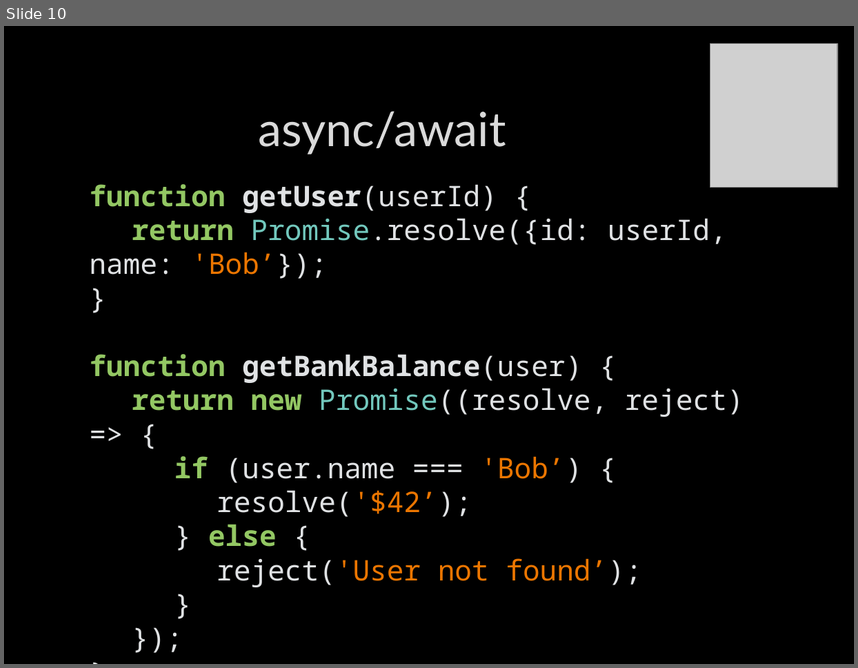
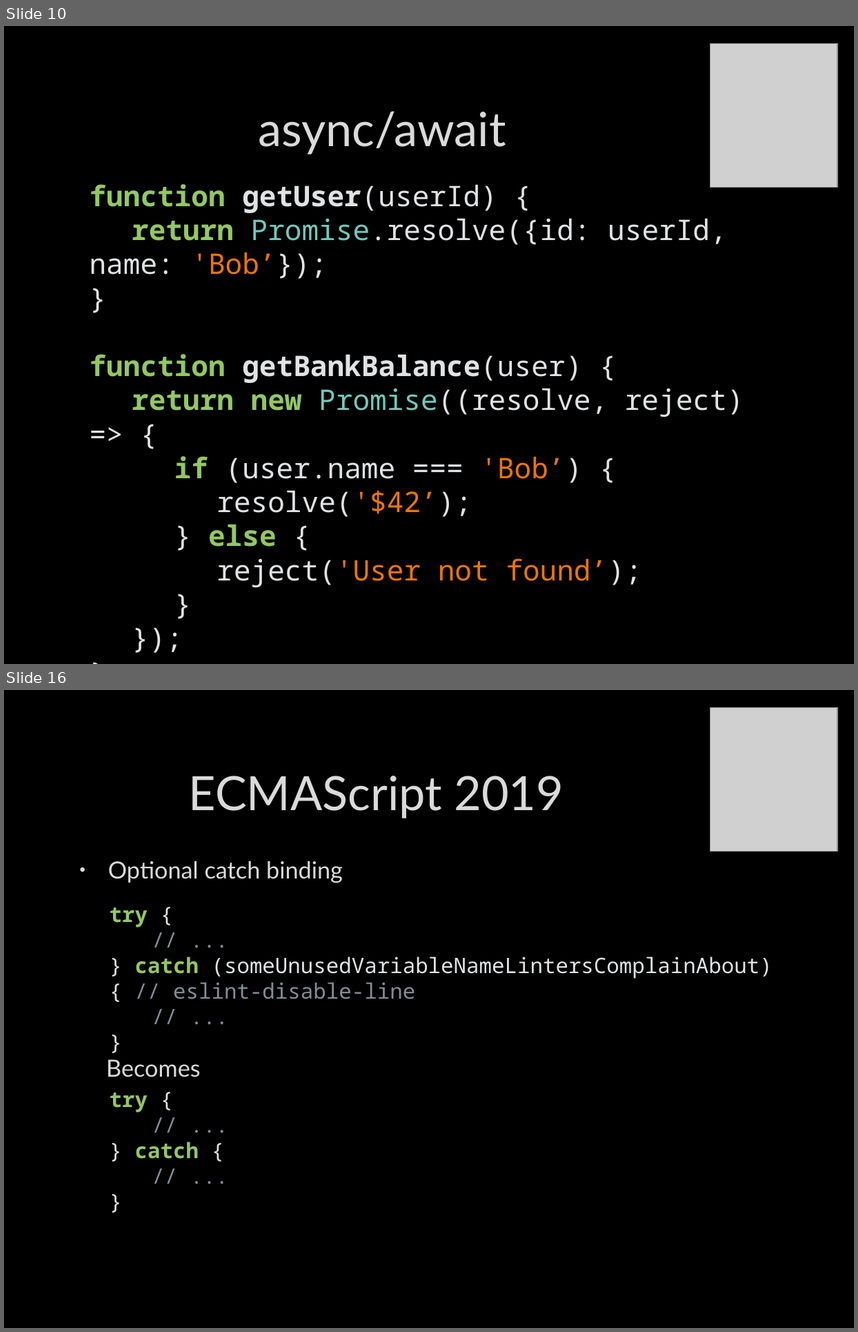
Before and after one commit to itenium-be/CSharp-JavaScript-New-Features, a slide deck: Slides.pptx. Shown one above the other, each under a label of ours: slide 10 before the commit, slides 10 and 16 after it; the slides between them are not shown. The pictures are 858x668 and 858x1332 pixels, drawn with LibreOffice and Linux fonts; fonts in the diff are those of the drawing; grey boxes stand for pictures; background and template pictures are left out. Boxes give left, top, right and bottom in pixels: in the first picture for what was removed or moved away, otherwise in the second. Text is boxed around its words. In the diff, an @@ line names an element or a change of style, - is before the commit and + after.

```diff
--- a/Slides.pptx
+++ b/Slides.pptx
@@ slide 16 added at [4,690,854,1328], background picture (left out) @@
@@ picture added at [711,708,838,851] @@
@@ title added at [189,776,564,818], 40 pt, text #DADADA @@
+ECMAScript 2019
@@ text added at [108,860,343,883], 20 pt, text #DADADA @@
+• Optional catch binding
@@ text added at [110,907,773,999], 18 pt, text #E0E2E4 @@
+try {
+// ...
+} catch (someUnusedVariableNameLintersComplainAbout) { // eslint-disable-line
+// ...
+}
@@ text added at [106,1059,201,1077], 20 pt, text #DADADA @@
+Becomes
@@ text added at [110,1092,199,1159], 18 pt, text #818E96 @@
+try {
+// ...
+} catch {
+// ...
+}
```
Also in this commit, not shown: 11 other slides added, 5 slides removed, 2 other files.
